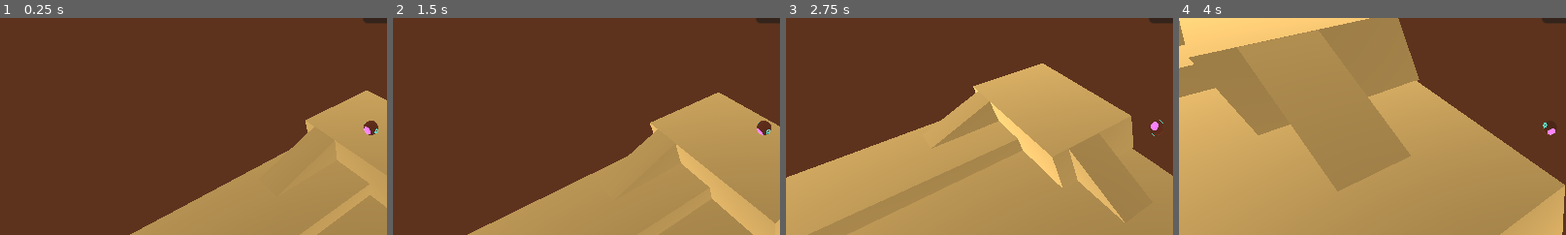
Above: before the commit, frames 1-4 (left to right).
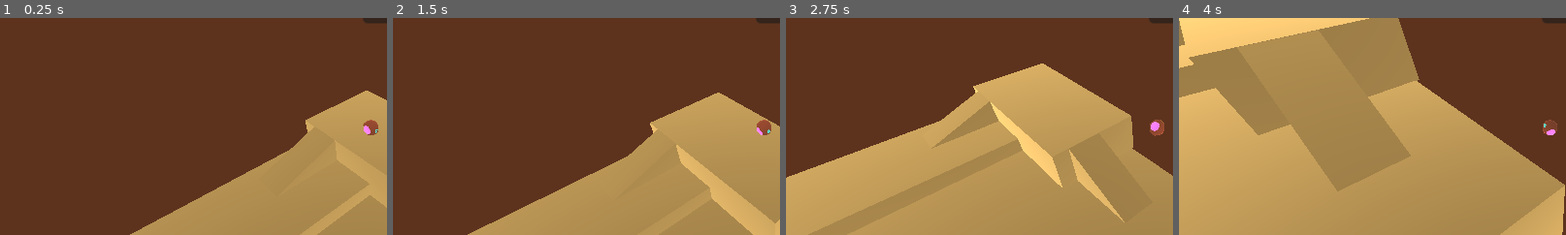
Above: after the commit, the same moments.

Repository: leon-arndt/InnoEngineJam2023
Game: Godot game, scene res://main.tscn
Same seed, same stepped clock (60 frames per second), same inputs: the game is played once before the commit and once after it.
Inputs:
- Up to frame 1 (0.25 s): no input
- Up to frame 2 (1.5 s): tap Enter at 0.5 s; hold Right (move_right) 0.53-1.28 s; hold Down (move_backward) from 1.28 s (still down)
- Up to frame 3 (2.75 s): release Down (move_backward) at 2.03 s; hold Right (move_right) from 2.03 s (still down)
- Up to frame 4 (4 s): release Right (move_right) at 2.78 s; hold Up (move_forward) 2.78-3.53 s; hold Left (move_left) from 3.53 s (still down)
The pictures show only the part of the screen within x 2-52%, y 14-63%; the shares and areas given below are measured in that part.

The runs differ from the first frame. In frame 1, 0.2% of the frame differs, in the area x 93-98%, y 46-55%; in frame 2, 0.2%; in frame 3, 0.2%; in frame 4, 0.2%.

Commit message:
added restart button and die from falling

Diff:
--- a/FollowCamera.gd
+++ b/FollowCamera.gd
@@ -2,7 +2,16 @@
 
 @export var camera_target: Node
 @export var camera_offset: Vector3
+var follow = true
+# Called when the node enters the scene tree for the first time.
+func _ready():
+	camera_target.connect("health_depleted", _on_health_depleted)
 
 # Called every frame. 'delta' is the elapsed time since the previous frame.
 func _process(delta):
-	position = camera_target.position + camera_offset
+	if follow:
+		position = camera_target.position + camera_offset
+
+func _on_health_depleted():
+	follow = false
+	pass
--- a/PlayerMovement.gd
+++ b/PlayerMovement.gd
@@ -1,5 +1,6 @@
 extends RigidBody3D
 
+signal health_depleted
 
 # Called when the node enters the scene tree for the first time.
 func _ready():
@@ -15,3 +16,6 @@
 	var direction = Vector3(left-right, 0, forward-backward)
 	direction = Quaternion.from_euler(Vector3(0,180,0)) * direction
 	apply_central_force(direction * 800 * delta)
+
+	if position.y < -10:
+		emit_signal("health_depleted")
--- a/main.tscn
+++ b/main.tscn
@@ -1,19 +1,28 @@
 [gd_scene load_steps=7 format=3 uid="uid://c33bvptmj66cj"]
 
 [ext_resource type="Script" path="res://scripts/enemy_movement.gd" id="1_blfbj"]
-[ext_resource type="PackedScene" uid="uid://bl4rhhwtu6g10" path="res://scenes/ui.tscn" id="1_en1kt"]
+[ext_resource type="PackedScene" uid="uid://bfc33xx60m37f" path="res://scenes/ui.tscn" id="1_en1kt"]
 [ext_resource type="PackedScene" uid="uid://bf3ycxp5q04g" path="res://scenes/player_and_camera.tscn" id="2_ye1pi"]
 [ext_resource type="PackedScene" uid="uid://c1cca74de7033" path="res://PrototypeLevelScene/PrototypeLevel.tscn" id="3_as83t"]
-[ext_resource type="PackedScene" uid="uid://ctrk6faotktvh" path="res://scenes/enemy.tscn" id="4_mh3x5"]
-[ext_resource type="PackedScene" uid="uid://77eo2kam6cw4" path="res://scenes/audio.tscn" id="6_hkl6x"]
+[ext_resource type="PackedScene" path="res://scenes/enemy.tscn" id="4_mh3x5"]
+[ext_resource type="PackedScene" path="res://scenes/audio.tscn" id="6_hkl6x"]
 
 [node name="Node" type="Node"]
 script = ExtResource("1_blfbj")
 
 [node name="UI" parent="." instance=ExtResource("1_en1kt")]
 
+[node name="Button" parent="UI/CanvasLayer" index="2" node_paths=PackedStringArray("playerNode")]
+playerNode = NodePath("../../../PlayerAndCamera/Player")
+
 [node name="PlayerAndCamera" parent="." instance=ExtResource("2_ye1pi")]
 transform = Transform3D(1, 0, 0, 0, 1, 0, 0, 0, 1, -4.0509, 2.68835, -9.58199)
+
+[node name="MainCharacter__Gear" parent="PlayerAndCamera/Player/MainCharacter" index="2"]
+transform = Transform3D(0.999998, 0.00170843, -0.00100533, -0.0017066, 0.999997, 0.00181586, 0.00100843, -0.00181414, 0.999998, 1.24113, 0.00396562, -0.0026294)
+
+[node name="MainCharacter__Gear2" parent="PlayerAndCamera/Player/MainCharacter" index="3"]
+transform = Transform3D(-1.5232, -4.03647e-07, -3.84045e-06, 0, 1.51486, -0.159218, 3.86159e-06, -0.159218, -1.51486, -1.26414, 0.00396562, -0.0026294)
 
 [node name="Node3D" parent="." instance=ExtResource("3_as83t")]
 
@@ -33,3 +42,6 @@
 transform = Transform3D(1, 0, 0, 0, 1, 0, 0, 0, 1, 23.4962, 0.918661, 24.2783)
 
 [node name="Audio" parent="." instance=ExtResource("6_hkl6x")]
+
+[editable path="UI"]
+[editable path="PlayerAndCamera"]
--- /dev/null
+++ b/scenes/RestartButton.gd
@@ -0,0 +1,21 @@
+extends Button
+
+@export var playerNode : Node
+
+# Called when the node enters the scene tree for the first time.
+func _ready():
+	visible = false
+	playerNode.connect("health_depleted", _on_health_depleted)
+	pressed.connect(_on_button_down)
+
+
+# Called every frame. 'delta' is the elapsed time since the previous frame.
+func _process(delta):
+	pass
+
+func _on_health_depleted():
+	visible = true
+	pass
+
+func _on_button_down():
+	get_tree().reload_current_scene()
--- a/scenes/player_and_camera.tscn
+++ b/scenes/player_and_camera.tscn
@@ -1,44 +1,40 @@
-[gd_scene load_steps=18 format=3 uid="uid://bf3ycxp5q04g"]
+[gd_scene load_steps=17 format=3 uid="uid://bf3ycxp5q04g"]
 
 [ext_resource type="Script" path="res://PlayerMovement.gd" id="1_ns86o"]
 [ext_resource type="ArrayMesh" uid="uid://ddb2hhegmyp2t" path="res://Asset/MainCharacter.obj" id="2_0dgy7"]
 [ext_resource type="Script" path="res://FollowCamera.gd" id="2_vx0lq"]
 [ext_resource type="ArrayMesh" uid="uid://lrfr356geawg" path="res://Asset/MainCharacter__Eye.obj" id="3_4oa4s"]
 [ext_resource type="ArrayMesh" uid="uid://bigwbii4u514p" path="res://Asset/MainCharacter__Gear.obj" id="4_820cu"]
-[ext_resource type="Material" uid="uid://cg44tfysdbcbw" path="res://Asset/Material/MainCharacterGear.tres" id="5_xyovk"]
 
-[sub_resource type="SphereShape3D" id="SphereShape3D_i4vyp"]
-
-[sub_resource type="Gradient" id="Gradient_neori"]
+[sub_resource type="Gradient" id="Gradient_btqsp"]
 offsets = PackedFloat32Array(0, 0.00220752, 1)
 colors = PackedColorArray(0.131105, 0.222755, 0.36736, 1, 0.142745, 0.228232, 0.373709, 1, 0.884433, 0.577168, 0.778275, 1)
 
-[sub_resource type="GradientTexture2D" id="GradientTexture2D_3qdm5"]
-gradient = SubResource("Gradient_neori")
+[sub_resource type="GradientTexture2D" id="GradientTexture2D_c7xgv"]
+gradient = SubResource("Gradient_btqsp")
 fill_from = Vector2(1, 1)
 
-[sub_resource type="StandardMaterial3D" id="StandardMaterial3D_5pff4"]
-albedo_color = Color(0.6, 0.6, 0.6, 1)
-albedo_texture = SubResource("GradientTexture2D_3qdm5")
+[sub_resource type="StandardMaterial3D" id="StandardMaterial3D_l7ogi"]
+albedo_texture = SubResource("GradientTexture2D_c7xgv")
 
-[sub_resource type="Gradient" id="Gradient_2vt7o"]
+[sub_resource type="Gradient" id="Gradient_6l08r"]
 colors = PackedColorArray(0.256319, 0.119358, 0.399401, 1, 1, 0.600263, 0.598267, 1)
 
-[sub_resource type="GradientTexture2D" id="GradientTexture2D_o4w52"]
-gradient = SubResource("Gradient_2vt7o")
+[sub_resource type="GradientTexture2D" id="GradientTexture2D_ivjk1"]
+gradient = SubResource("Gradient_6l08r")
 fill_from = Vector2(1, 0)
 fill_to = Vector2(1, 1)
 
-[sub_resource type="StandardMaterial3D" id="StandardMaterial3D_23ej1"]
+[sub_resource type="StandardMaterial3D" id="StandardMaterial3D_ehj17"]
 albedo_color = Color(0.85098, 0.8, 0.627451, 1)
-albedo_texture = SubResource("GradientTexture2D_o4w52")
+albedo_texture = SubResource("GradientTexture2D_ivjk1")
 metallic = 0.3
 metallic_specular = 0.27
 roughness = 0.51
 emission_enabled = true
 emission = Color(0.698039, 0.427451, 1, 1)
 
-[sub_resource type="StandardMaterial3D" id="StandardMaterial3D_ep8q0"]
+[sub_resource type="StandardMaterial3D" id="StandardMaterial3D_rw30x"]
 albedo_color = Color(0.419608, 0.803922, 0.823529, 1)
 metallic = 0.4
 emission_enabled = true
@@ -46,7 +42,6 @@
 
 [sub_resource type="Animation" id="Animation_8s2lg"]
 length = 0.001
-step = 0.0166667
 
 [sub_resource type="Animation" id="Animation_kjpqe"]
 resource_name = "new_animation"
@@ -82,6 +77,8 @@
 "new_animation": SubResource("Animation_kjpqe")
 }
 
+[sub_resource type="SphereShape3D" id="SphereShape3D_i4vyp"]
+
 [node name="PlayerAndCamera" type="Node3D"]
 
 [node name="Player" type="RigidBody3D" parent="."]
@@ -89,29 +86,25 @@
 linear_damp = 1.0
 script = ExtResource("1_ns86o")
 
-[node name="CollisionShape3D" type="CollisionShape3D" parent="Player"]
-shape = SubResource("SphereShape3D_i4vyp")
-
 [node name="MainCharacter" type="CSGCombiner3D" parent="Player"]
-transform = Transform3D(0.356744, 0, 0, 0, 0.35479, -0.03729, 0, 0.03729, 0.35479, 0.00884414, -0.00610173, 0.000115395)
+transform = Transform3D(0.377625, 0, 0, 0, 0.377625, 0, 0, 0, 0.377625, 0, -0.000278652, 0)
 
 [node name="MainCharacter__Base" type="CSGMesh3D" parent="Player/MainCharacter"]
 mesh = ExtResource("2_0dgy7")
-material = SubResource("StandardMaterial3D_5pff4")
+material = SubResource("StandardMaterial3D_l7ogi")
 
 [node name="MainCharacter__Eye" type="CSGMesh3D" parent="Player/MainCharacter"]
 mesh = ExtResource("3_4oa4s")
-material = SubResource("StandardMaterial3D_23ej1")
+material = SubResource("StandardMaterial3D_ehj17")
 
 [node name="MainCharacter__Gear" type="CSGMesh3D" parent="Player/MainCharacter"]
-transform = Transform3D(1.58056, 0, 0, 0, 1.5719, -0.165214, 0, 0.165214, 1.5719, 1.25779, 0.00396562, -0.0026294)
+transform = Transform3D(0.999998, 0.00170843, -0.00100533, -0.0017066, 0.999997, 0.00181586, 0.00100843, -0.00181414, 0.999998, 1.24113, 0.00396562, -0.0026294)
 mesh = ExtResource("4_820cu")
-material = SubResource("StandardMaterial3D_ep8q0")
+material = SubResource("StandardMaterial3D_rw30x")
 
 [node name="MainCharacter__Gear2" type="CSGMesh3D" parent="Player/MainCharacter"]
-transform = Transform3D(-1.5232, -4.03647e-07, -3.84043e-06, 0, 1.51486, -0.159218, 3.86159e-06, -0.159218, -1.51486, -1.26414, 0.00396562, -0.0026294)
+transform = Transform3D(-1, 2.6401e-14, 1.50996e-07, 0, 1, -1.74846e-07, -1.50996e-07, -1.74846e-07, -1, -1.19209, 0.00396562, -0.0026294)
 mesh = ExtResource("4_820cu")
-material = ExtResource("5_xyovk")
 
 [node name="Spin" type="AnimationPlayer" parent="Player/MainCharacter"]
 root_node = NodePath("../MainCharacter__Gear")
@@ -119,6 +112,9 @@
 "": SubResource("AnimationLibrary_xmgmj")
 }
 
+[node name="CollisionShape3D" type="CollisionShape3D" parent="Player"]
+shape = SubResource("SphereShape3D_i4vyp")
+
 [node name="Camera3D" type="Camera3D" parent="." node_paths=PackedStringArray("camera_target")]
 transform = Transform3D(0.707107, -0.5, 0.5, 0, 0.707107, 0.707107, -0.707107, -0.5, 0.5, 10, 10, 10)
 script = ExtResource("2_vx0lq")
--- a/scenes/ui.tscn
+++ b/scenes/ui.tscn
@@ -1,7 +1,8 @@
-[gd_scene load_steps=3 format=3 uid="uid://bl4rhhwtu6g10"]
+[gd_scene load_steps=4 format=3 uid="uid://bfc33xx60m37f"]
 
 [ext_resource type="Texture2D" uid="uid://chsyjnpg1tgic" path="res://sprites/heart.png" id="1_m2557"]
 [ext_resource type="Script" path="res://scripts/Timer.gd" id="2_hbkjf"]
+[ext_resource type="Script" path="res://scenes/RestartButton.gd" id="3_stth6"]
 
 [node name="Control" type="Control"]
 layout_mode = 3
@@ -49,3 +50,18 @@
 text = "00"
 horizontal_alignment = 1
 vertical_alignment = 1
+
+[node name="Button" type="Button" parent="CanvasLayer"]
+anchors_preset = 8
+anchor_left = 0.5
+anchor_top = 0.5
+anchor_right = 0.5
+anchor_bottom = 0.5
+offset_left = -25.0
+offset_top = -15.5
+offset_right = 175.0
+offset_bottom = 44.5
+grow_horizontal = 2
+grow_vertical = 2
+text = "Retry"
+script = ExtResource("3_stth6")
